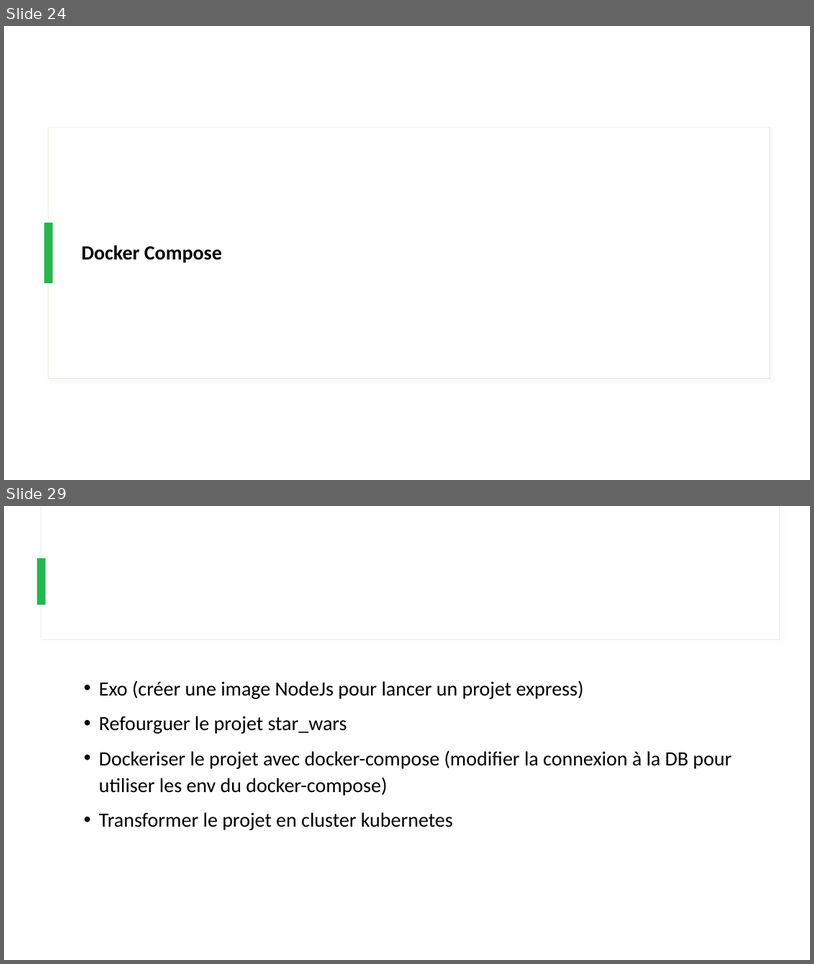
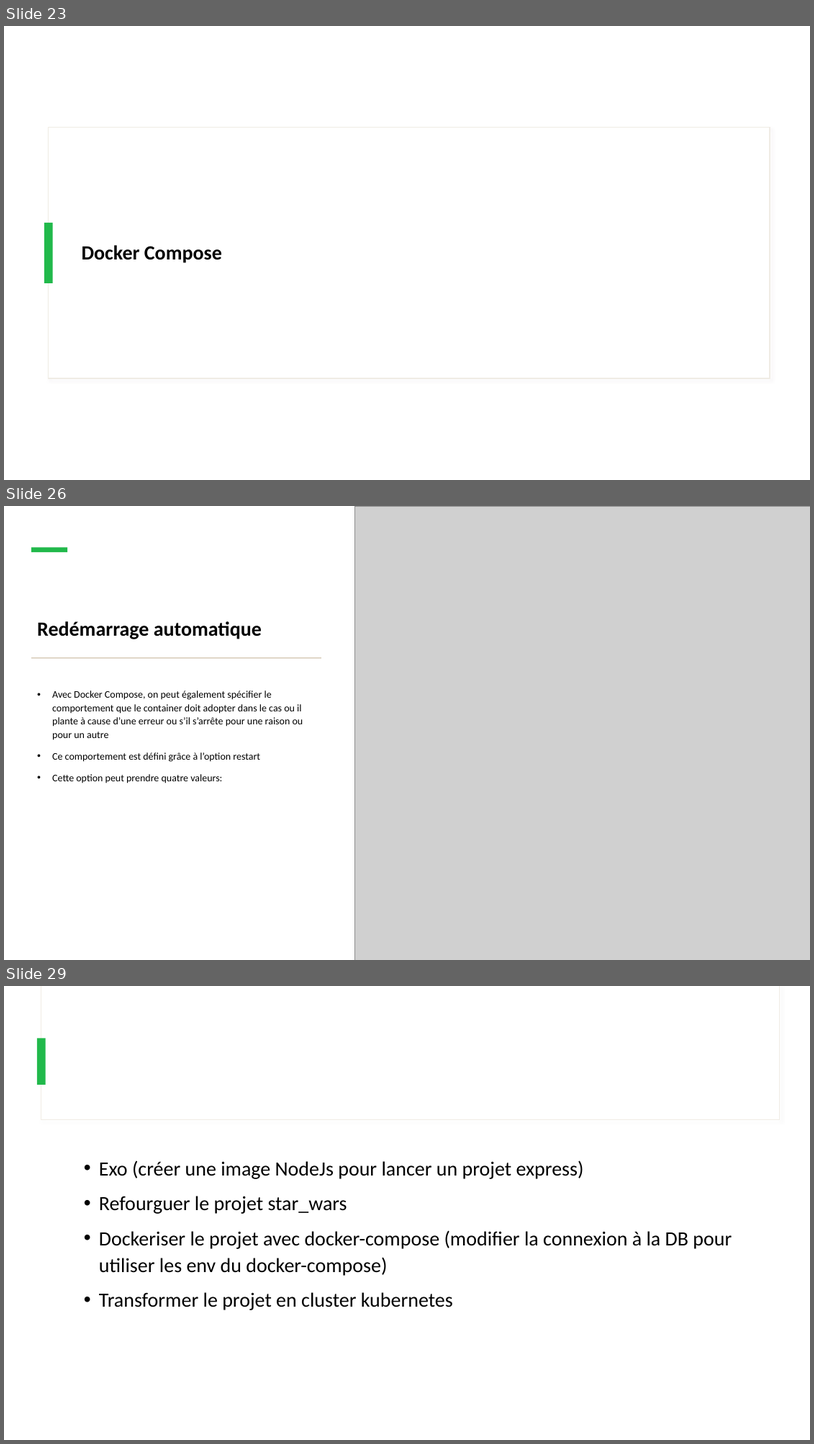
Before and after one commit to IPSSIASIDEV2/Jedy-DockerKubernetes-Formation, a slide deck: Cours/Cours.pptx. Shown one above the other, each under a label of ours: slides 24 and 29 before the commit, slides 23, 26 and 29 after it; the slides between them are not shown. The pictures are 814x964 and 814x1444 pixels, drawn with LibreOffice and Linux fonts; fonts in the diff are those of the drawing; grey boxes stand for pictures. Boxes give left, top, right and bottom in pixels: in the first picture for what was removed or moved away, otherwise in the second. Text is boxed around its words. In the diff, an @@ line names an element or a change of style, - is before the commit and + after.

```diff
--- a/Cours/Cours.pptx
+++ b/Cours/Cours.pptx
@@ slide 26 added at bbox=[4, 506, 810, 960], background #FFFFFF; not listed: 2 template elements that a slide beside it also shows @@
@@ rectangle added at bbox=[4, 506, 810, 960], fill #FFFFFF @@
@@ picture added at bbox=[355, 506, 810, 960] @@
@@ rectangle added at bbox=[31, 547, 67, 552], fill #21B94B @@
@@ title added at bbox=[37, 621, 262, 639], 24 pt, text #000000, bold @@
+Redémarrage automatique
@@ rectangle added at bbox=[31, 657, 322, 659], fill #DACFBD @@
@@ text added at bbox=[52, 690, 304, 783], 12 pt, text #000000 @@
+• Avec Docker Compose, on peut également spécifier le comportement que le container doit adopter dans le cas ou il plante à cause d’une erreur ou s’il s’arrête pour une raison ou pour un autre
+• Ce comportement est défini grâce à l’option restart
+• Cette option peut prendre quatre valeurs:
@@ what was slide 24 is now slide 23 @@
```
Also in this commit, not shown: 3 slides changed, 1 other slide added, 2 slides removed, 3 other files.
